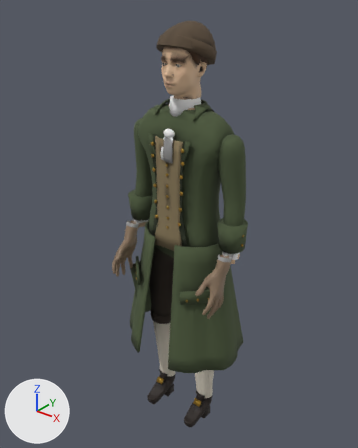
A saved change to the glTF model reckoning/models/brother.glb.
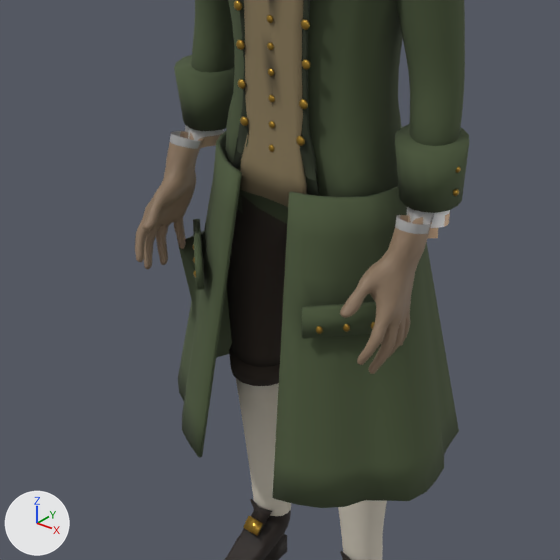
There are two pictures of each version: one whole from a 50 mm lens placed at (1.142, -1.465, 1.898), pointed at (-0.048, 0.022, 0.976), one close up on the part from 16% to 79% of the width and 37% to 88% of the height. Arrows for +X, +Y and +Z are at lower left; the lights stay in place. The older version's two pictures come first. Vertices at exactly the same position are counted once.

The first close-up shows 'brother_body', 'brother_coat', 'brother_legs', 'brother_metal', 'brother_vest' and 1 more.
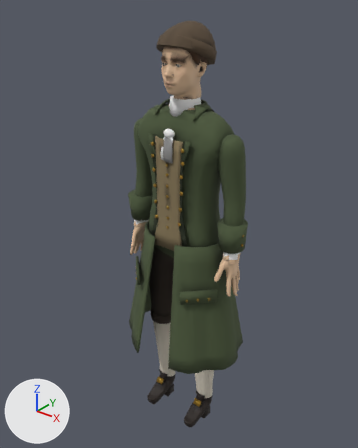
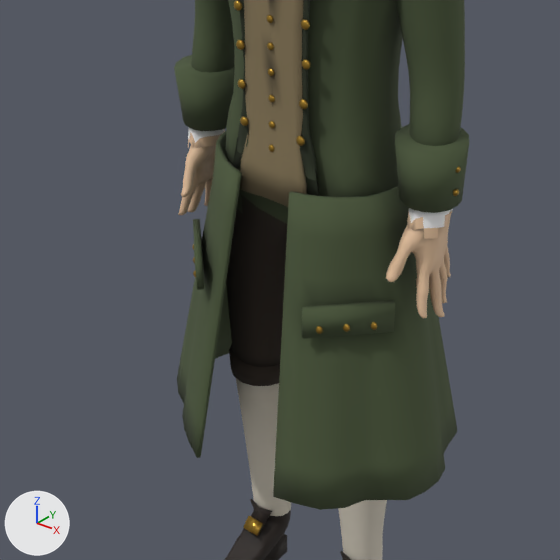
Location of each change, (x1, y1, x2, y2) in pixels of the close-ups (560 x 560 px; the box of a moved part takes in the faces that stretch with it):
'brother_coat', reshaped: before (174, 0, 469, 508); after (174, 0, 469, 510)
'brother_body', reshaped: before (135, 0, 465, 560); after (178, 0, 465, 560)
part 1 of me_brother_body, moved or reshaped: before (340, 207, 449, 374); after (386, 209, 453, 318)
part 2 of me_brother_body, moved or reshaped: before (135, 125, 207, 269); after (178, 128, 225, 215)
part 3 of me_brother_body, recoloured: before (189, 128, 444, 239); after (189, 128, 444, 272)
part 4 of me_brother_coat, moved or reshaped: before (178, 187, 459, 508); after (177, 191, 457, 510)

Edits to the bpy script that builds the scene:
```text
Change me_brother_body:
    used by ob_brother_body; location = (0.0, 0.0, 0.0)
    remove me_brother_body.from_pydata(...)  # 4466 vertices, 8832 faces; spans x -0.27..0.27, y -0.2..0.1, z 0.01..1.53
    add me_brother_body.from_pydata(...)  # 4282 vertices, 8504 faces; spans x -0.28..0.28, y -0.13..0.1, z 0.01..1.53
    me_brother_body part 1: 37 vertices moved from x 0.21..0.27, y -0.12..0.01, z 0.82..0.95 to x 0.22..0.27, y -0.09..0.01, z 0.85..0.95; 722 vertices removed from x 0.2..0.27, y -0.2..-0.02, z 0.72..0.97; 630 vertices added at x 0.21..0.28, y -0.09..0.06, z 0.77..0.95
    me_brother_body part 2: 26 vertices moved from x -0.26..-0.22, y -0.1..-0.03, z 0.84..0.96 to x -0.26..-0.22, y -0.09..-0.01, z 0.85..0.96; 726 vertices removed from x -0.27..-0.2, y -0.2..-0.02, z 0.72..0.97; 634 vertices added at x -0.28..-0.21, y -0.09..0.06, z 0.77..0.95
    me_brother_body part 3: 188 kept faces spanning x -0.27..0.27, y -0.09..0.07, z 0.35..1.01 get new vertex colours
Change me_brother_coat:
    used by ob_brother_coat; location = (0.0, 0.0, 0.0)
    remove me_brother_coat.from_pydata(...)  # 974 vertices, 1912 faces; spans x -0.293..0.293, y -0.221..0.237, z 0.42..1.505
    add me_brother_coat.from_pydata(...)  # 974 vertices, 1912 faces; spans x -0.293..0.293, y -0.224..0.236, z 0.42..1.505
    me_brother_coat part 4: 439 of 974 vertices moved; they spanned x -0.28..0.283, y -0.221..0.237, z 0.42..0.902 and now span x -0.279..0.285, y -0.224..0.236, z 0.42..0.902; mean shift (0.0, 0.0, 0.0); largest move (-0.252, -0.082, 0.743) -> (-0.224, -0.062, 0.696)
```
